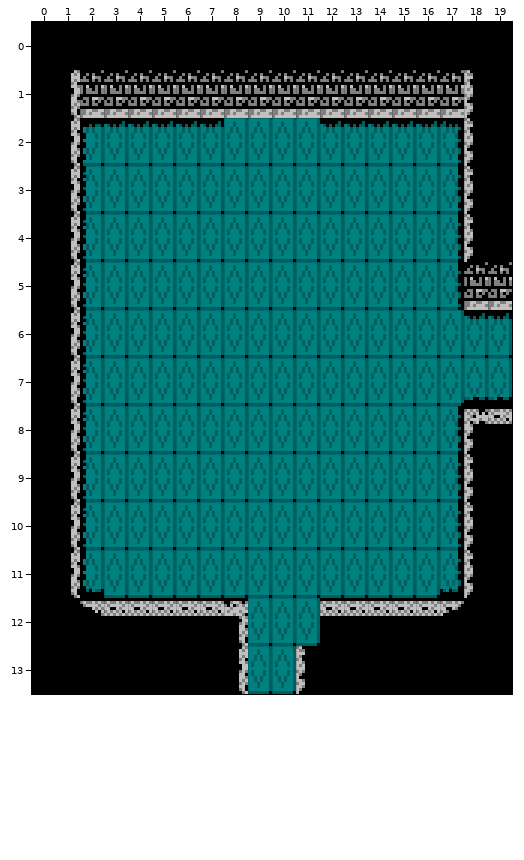
One commit to this Tiled map: tiled/castle_room_24.tmx. The first picture shows the starting point.
Cells are 8x16 px. Shown: x 0..19, y 0..13.
After the commit:
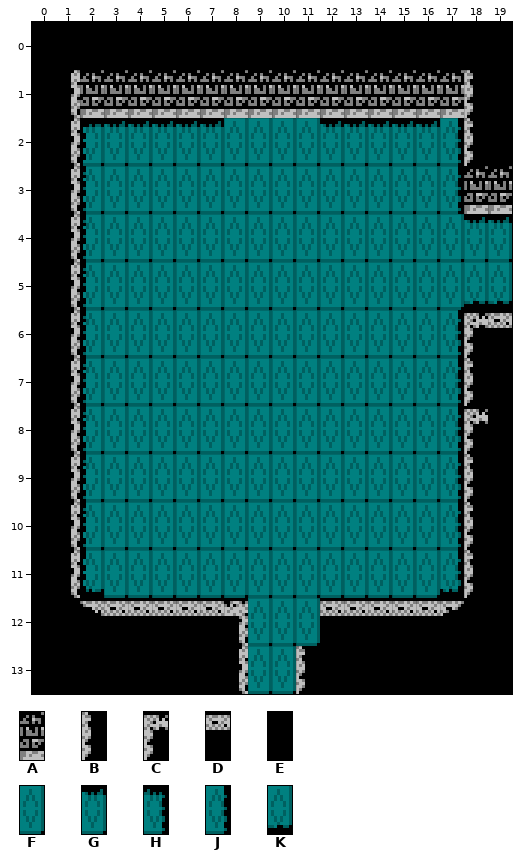
Key: from "castle_stone": A 0, B 4, C 5, D 6, E 8; from "castle_tile": F 0, G 2, H 3, J 5, K 7.
_ is an empty cell.
What changed:
{"where": "layer \"Tile Layer 1\""}
{"y":2,"x":17,"old":"H","new":"J"}
{"y":3,"x":18,"old":"BE","new":"AA"}
{"y":4,"x":17,"old":"JBE","new":"FGG"}
{"y":5,"x":17,"old":"JAA","new":"FKK"}
{"y":6,"x":17,"old":"FGG","new":"JCD"}
{"y":7,"x":17,"old":"FKK","new":"JBE"}
{"y":8,"x":19,"old":"D","new":"E"}
{"label":"changed","picture_box":[440,118,512,424]}
